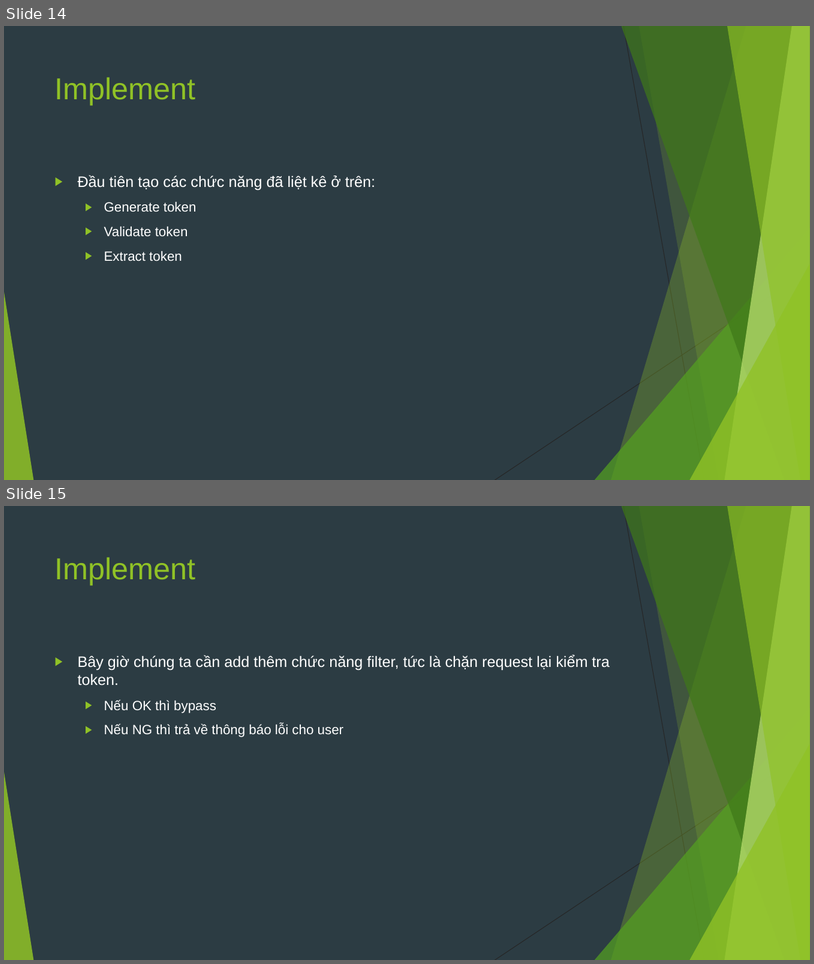
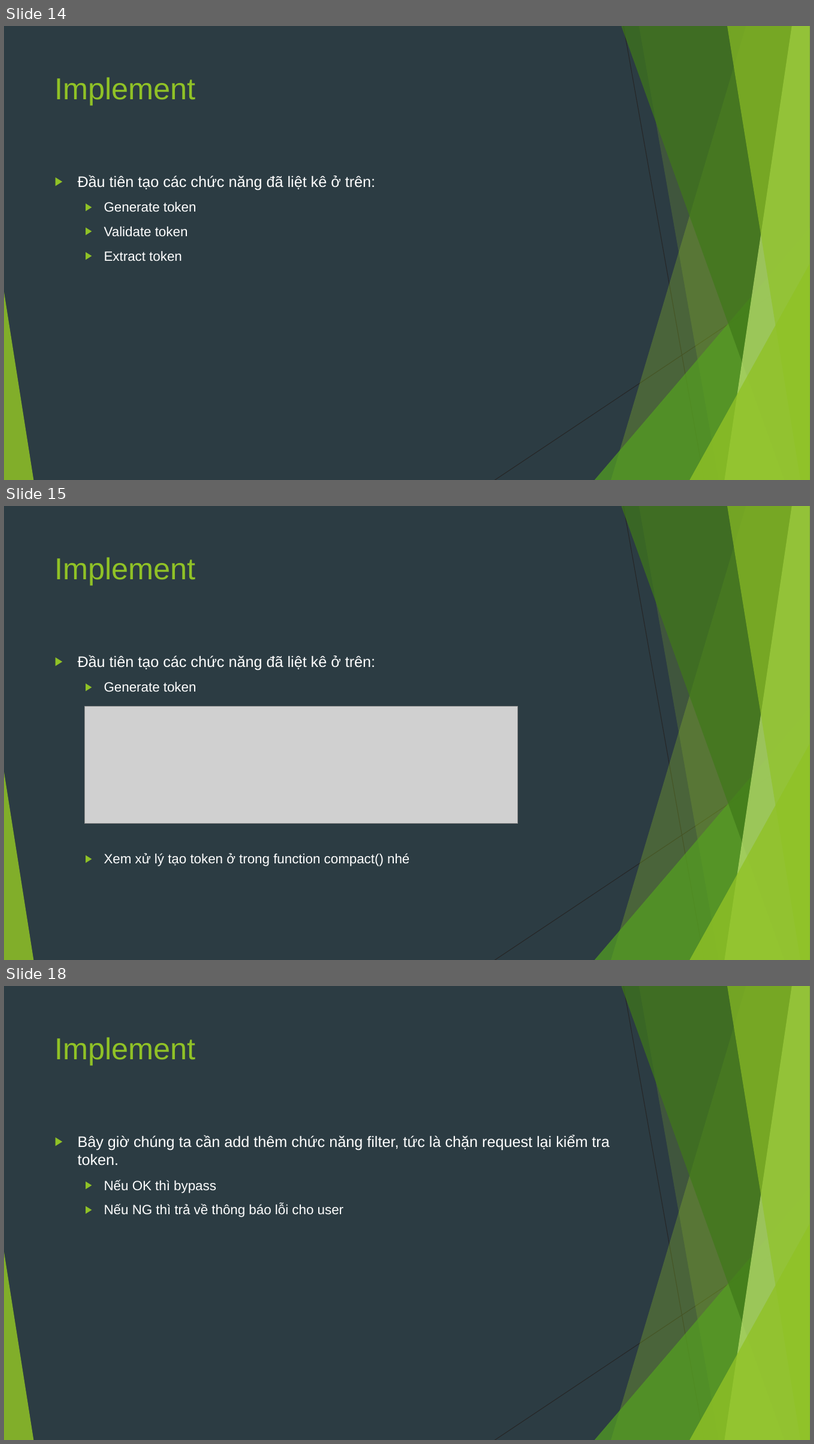
Before and after one commit to sobbingwind/SpringBoot, a slide deck: 11.Spring Security JWT.pptx. Shown one above the other, each under a label of ours: slides 14 and 15 before the commit, slides 14, 15 and 18 after it; the slides between them are not shown. The pictures are 814x964 and 814x1444 pixels, drawn with LibreOffice and Linux fonts; fonts in the diff are those of the drawing; grey boxes stand for pictures. Boxes give left, top, right and bottom in pixels: in the first picture for what was removed or moved away, otherwise in the second. Text is boxed around its words. In the diff, an @@ line names an element or a change of style, - is before the commit and + after.

```diff
--- a/11.Spring Security JWT.pptx
+++ b/11.Spring Security JWT.pptx
@@ slide 15 added at (4,506,810,960), background #2C3C43; not listed: 10 template elements that a slide beside it also shows @@
@@ title added at (55,557,196,585), 36 pt, text #90C226 @@
+Implement
@@ text added at (78,655,410,866), 16 pt, text #FFFFFF @@
+▶ Đầu tiên tạo các chức năng đã liệt kê ở trên:
+  ▶ Generate token
+  ▶ Xem xử lý tạo token ở trong function compact() nhé
@@ picture added at (84,706,518,823) @@
@@ what was slide 15 is now slide 18 @@
```
Also in this commit, not shown: 2 slides changed, 23 other slides added.
